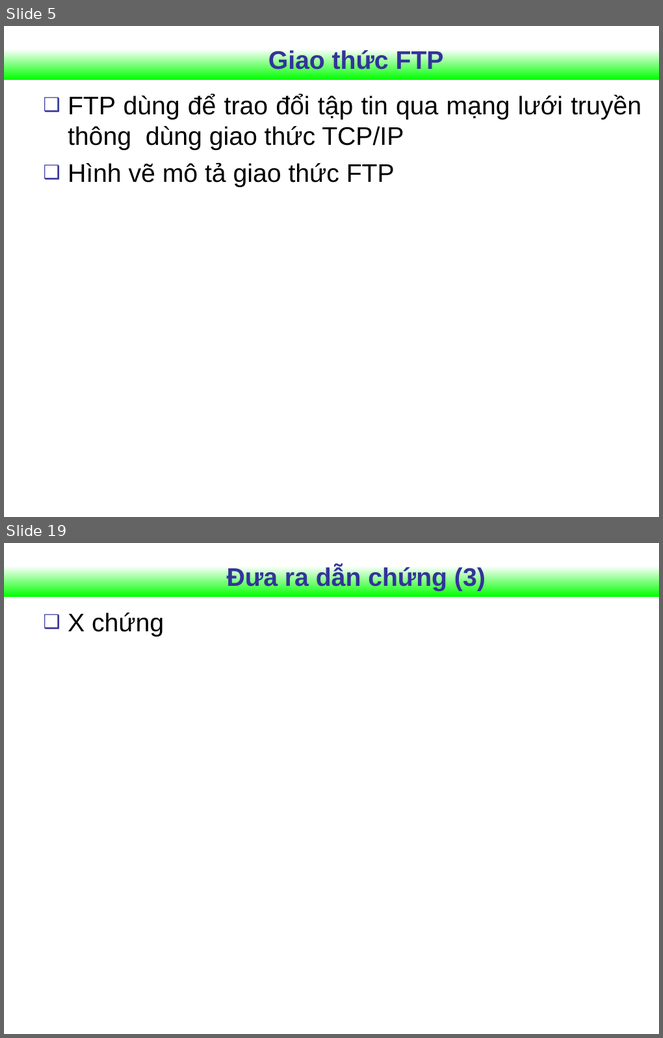
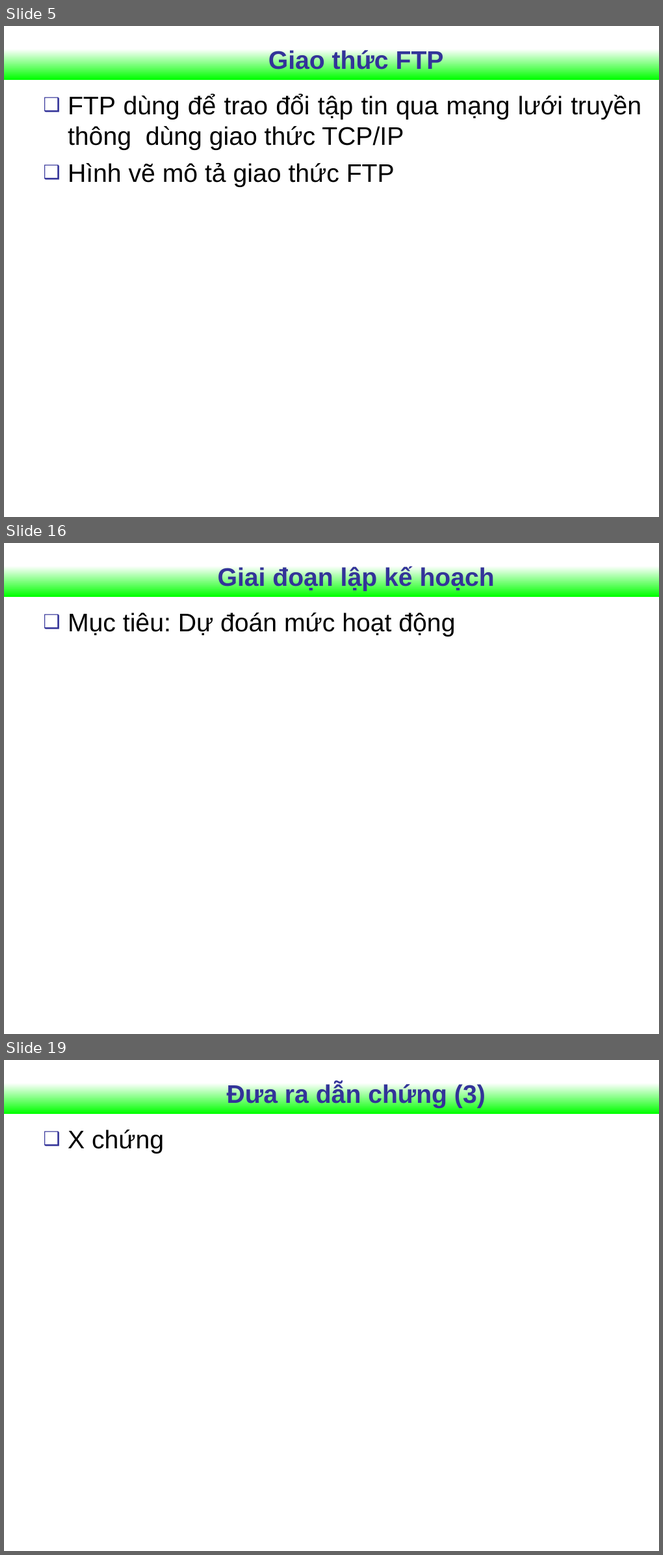
Before and after one commit to Vunb/luanvantotnghiephakhue, a slide deck: Document_luanvan/Slide_Khue.ppt. Shown one above the other, each under a label of ours: slides 5 and 19 before the commit, slides 5, 16 and 19 after it; the slides between them are not shown. The pictures are 663x1038 and 663x1555 pixels, drawn with LibreOffice and Linux fonts; fonts in the diff are those of the drawing; background and template pictures are left out. Boxes give left, top, right and bottom in pixels: in the first picture for what was removed or moved away, otherwise in the second. Text is boxed around its words. In the diff, an @@ line names an element or a change of style, - is before the commit and + after.

```diff
--- a/Document_luanvan/Slide_Khue.ppt
+++ b/Document_luanvan/Slide_Khue.ppt
@@ slide 16 added at box(4, 543, 659, 1034), background #FFFFFF; not listed: 1 template element that a slide beside it also shows @@
@@ title added at box(218, 566, 495, 591), 28 pt, text #333399, bold @@
+Giai đoạn lập kế hoạch
@@ text added at box(68, 613, 455, 637), 28 pt, text #000000 @@
+❑ Mục tiêu: Dự đoán mức hoạt động
```
Also in this commit, not shown: 5 slides changed, 7 other slides added, 8 slides removed.
